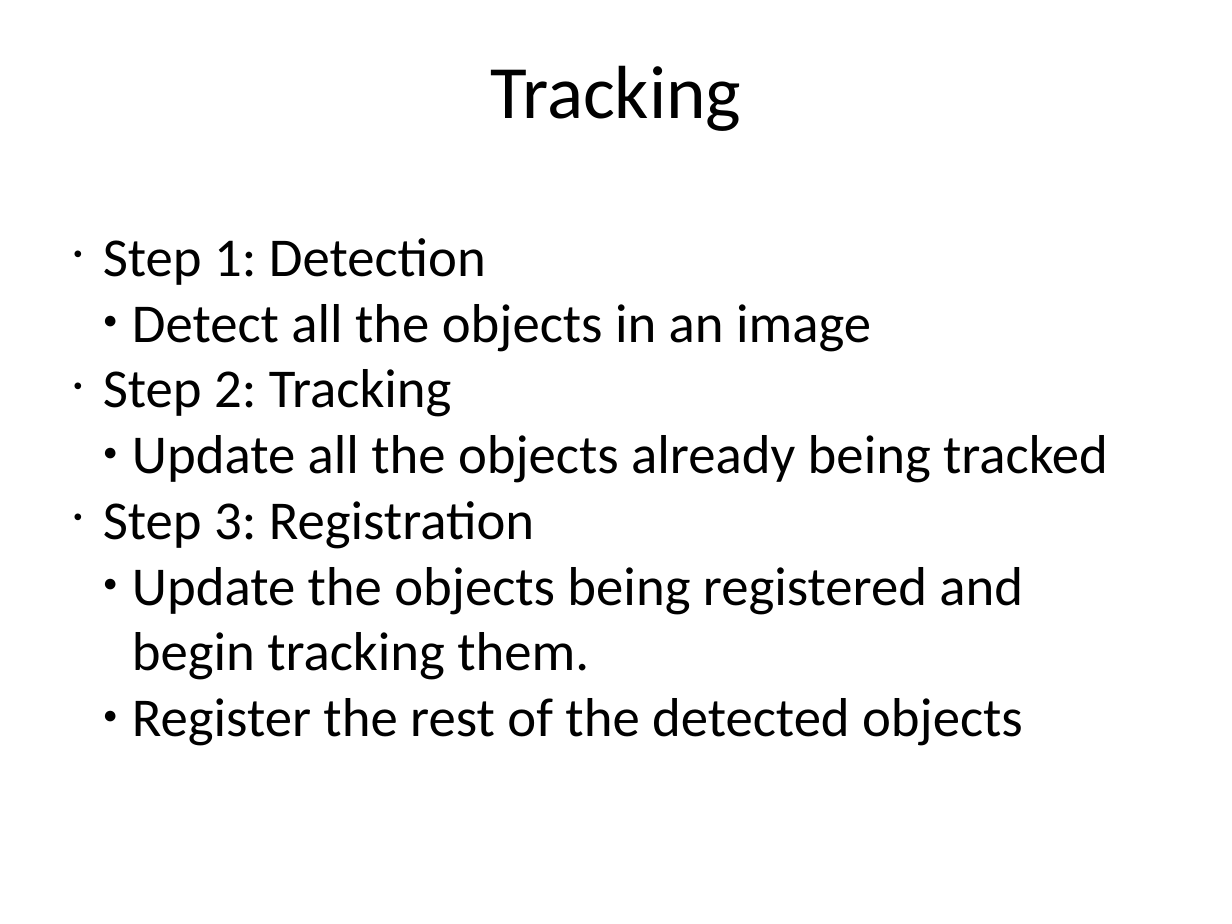
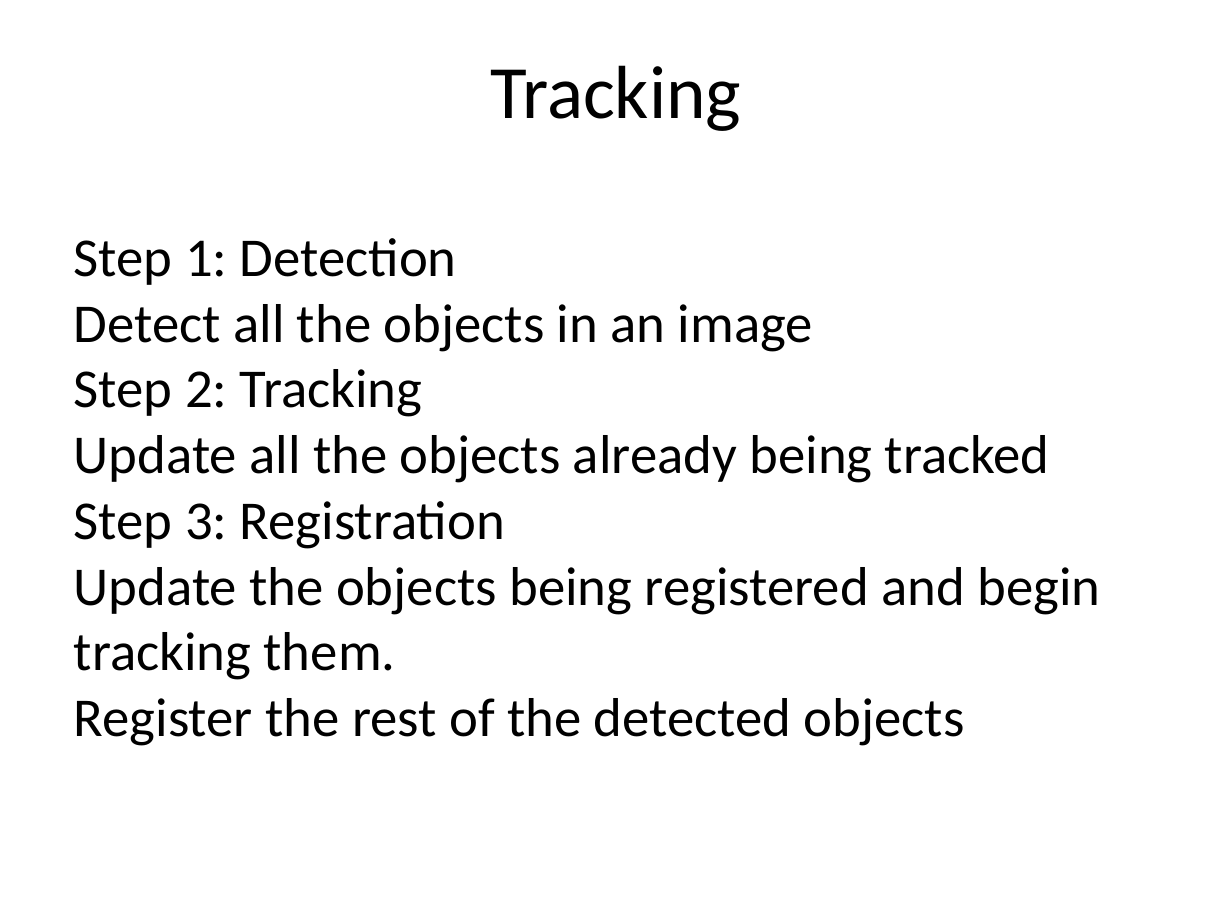
Before and after one commit to shangma/ComputerVisionFinalProject, a slide deck: slide 6 of Final Project.pptx. Drawn at 1232x924 pixels with LibreOffice and Linux fonts; fonts in the diff are those of the drawing. Boxes give left, top, right and bottom in pixels: in the first picture for what was removed or moved away, otherwise in the second. Text is boxed around its words. In the diff, an @@ line names an element or a change of style, - is before the commit and + after.

Commit message:
presentation updates

```diff
--- a/Final Project.pptx
+++ b/Final Project.pptx
@@ text "Step 1: Detection" at (x1=74, y1=238, x2=1100, y2=746): bullet • to none; bullet ● to none; list level 2 to 1 in "Detect all the objects in ..."; list level 2 to 1 in "Update all the objects already ..."; list level 2 to 1 in "Update the objects being registered ..."; list level 2 to 1 in "Register the rest of the ..." @@
```
Also in this commit, not shown: 1 other slide changed.
